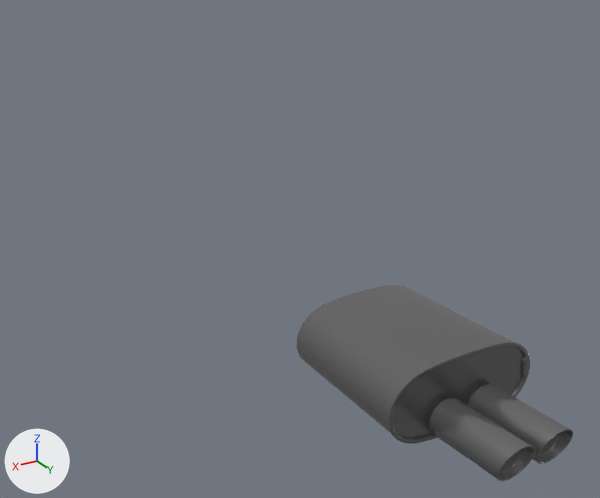
Before and after pictures for a commit that changed the glTF model content/cars/nissan_rs13/exhaust_oem.glb.
Camera for both pictures: a camera (50 mm lens) standing at (1.35, 2.89, 0.85) and looking at (0.17, 0.92, -0.13). The lights are fixed; the arrows at lower left show +X, +Y and +Z. Where no turn or scale is listed for an object, it has been applied to the vertices. Vertices at the same position are counted once.

Names of what the first picture shows: 'Exhaust'.
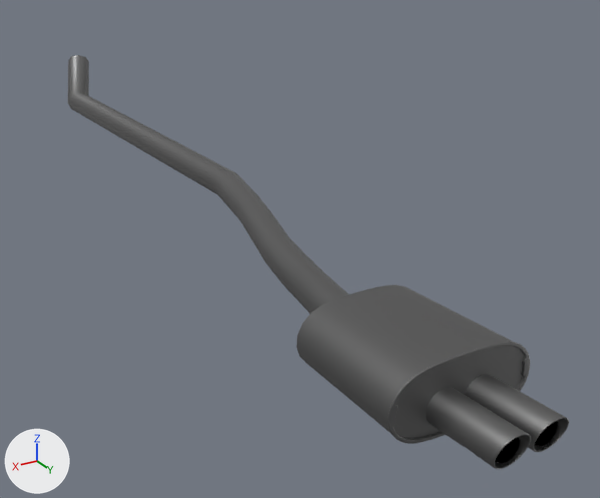
Commit message: Update ofmaterial for exhaust_oem

Location of each change, [x1, y1, x2, y2] in pixels of the pictures (600 x 498 px; the box of a moved part takes in the faces that stretch with it):
'Exhaust', reshaped (81% wider, 111% taller)
    before: [296, 285, 573, 481]
    after: [68, 55, 569, 469]
'Exhaust Inside', added
    after: [495, 420, 558, 464]
part 1 of me_exhaust, added
    after: [68, 55, 349, 314]
part 2 of me_exhaust, deleted
    before: [469, 396, 558, 456]
part 3 of me_exhaust, deleted
    before: [499, 450, 521, 474]
part 4 of me_exhaust, moved or reshaped
    before: [429, 384, 573, 481]
    after: [426, 374, 569, 469]

What changed in the scene script:
```text
Change mat_chrome:
    where n0 = _N.new('ShaderNodeBsdfPrincipled'); n0.name = 'Principled BSDF'
    remove n0.inputs[2].default_value = 0.2  # 'Roughness'
    n0.inputs[1].default_value: 0.7 -> 1.0  # 'Metallic'
Add mat_black_mate:
    mat_black_mate = bpy.data.materials.new('Black Mate')
    # nodes: BsdfPrincipled, Mix, OutputMaterial, VertexColor
    # colours: black #090909
Change me_exhaust:
    used by ob_exhaust; location = (0.0, 0.0, 0.015)
    remove me_exhaust.from_pydata(...)  # 1353 vertices, 2458 faces; spans x 0.355..0.664, y 1.704..2.186, z -0.019..0.144
    add me_exhaust.from_pydata(...)  # 1109 vertices, 2062 faces; spans x 0.224..0.664, y -0.891..2.175, z -0.052..0.172
    me_exhaust part 1: a new loose piece of 80 vertices spanning x 0.224..0.569, y -0.891..1.797, z -0.052..0.172, in mat_chrome
    me_exhaust part 2: the loose piece of 162 vertices spanning x 0.438..0.493, y 2.0..2.157, z 0.011..0.074 is deleted
    me_exhaust part 3: the loose piece of 162 vertices spanning x 0.52..0.575, y 2.0..2.157, z 0.011..0.074 is deleted
    me_exhaust part 4: 544 vertices moved from x 0.43..0.583, y 2.014..2.186, z 0.0..0.084 to x 0.43..0.583, y 2.004..2.175, z 0.015..0.099
Add me_exhaust_inside:
    me_exhaust_inside.from_pydata(...)  # 324 vertices, 572 faces; spans x 0.4379..0.5749, y 2.0149..2.1567, z 0.0122..0.0737
    me_exhaust_inside.materials.append(mat_black_mate)
Add ob_exhaust_inside:
    ob_exhaust_inside = bpy.data.objects.new('Exhaust Inside', me_exhaust_inside)
    ob_exhaust_inside.location = (0.0, -0.003, 0.03)
```
